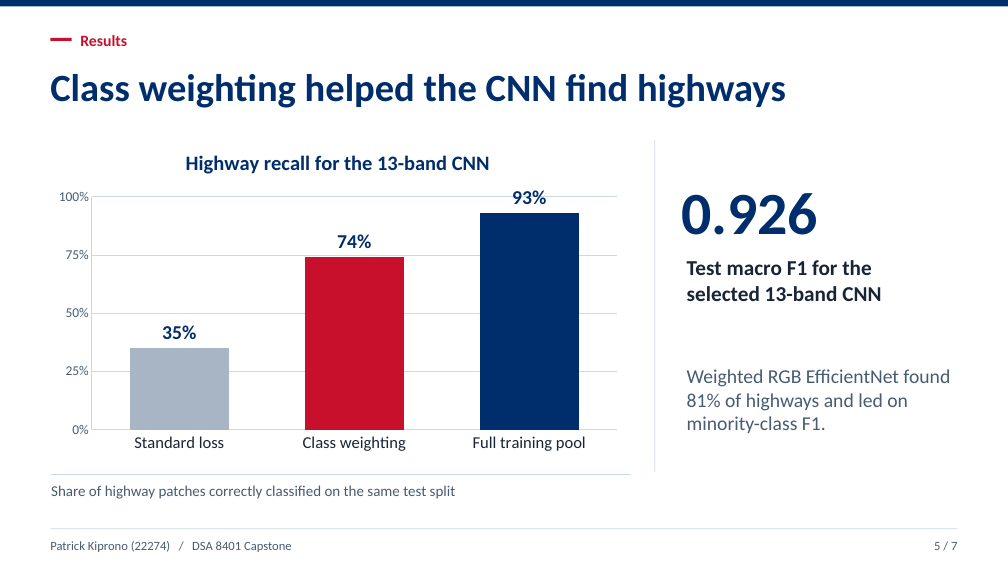
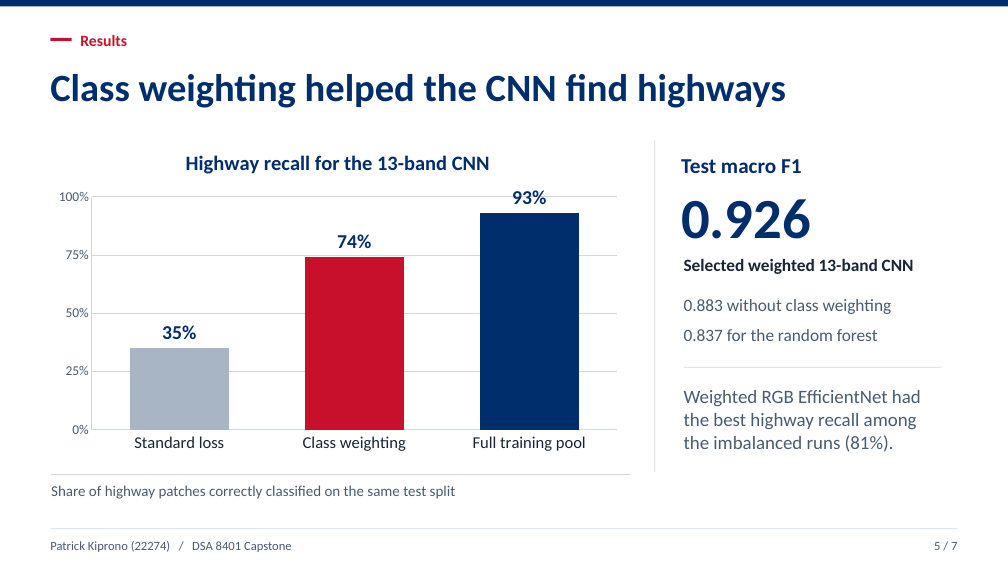
Before and after one commit to kipronopato/EuroSAT_LULC_Capstone, a slide deck: slide 5 of deliverables/EuroSAT_Capstone_5_Minute_Presentation.pptx. Drawn at 1008x567 pixels with LibreOffice and Linux fonts; fonts in the diff are those of the drawing. Boxes give left, top, right and bottom in pixels: in the first picture for what was removed or moved away, otherwise in the second. Text is boxed around its words. In the diff, an @@ line names an element or a change of style, - is before the commit and + after.

```diff
--- a/deliverables/EuroSAT_Capstone_5_Minute_Presentation.pptx
+++ b/deliverables/EuroSAT_Capstone_5_Minute_Presentation.pptx
@@ text added at [681, 159, 801, 173], 20.2 pt, text #002D6C, bold @@
+Test macro F1
@@ text "0.926" at [681, 199, 811, 239]: size 57 to 54 pt @@
@@ text at [684, 259, 914, 274]: text changed; size 20.2 to 16.5 pt @@
-Test macro F1 for the selected 13-band CNN
+Selected weighted 13-band CNN
@@ text "Selected weighted 13-band CNN" at [684, 259, 914, 274]: vertical alignment top to middle @@
@@ text added at [684, 299, 892, 314], 16.5 pt, text #485C71 @@
+0.883 without class weighting
@@ text added at [684, 329, 878, 341], 16.5 pt, text #485C71 @@
+0.837 for the random forest
@@ rectangle added at [684, 367, 941, 368], fill #CCD8E5 @@
@@ text at [684, 390, 921, 452]: text changed; size 18.8 to 18 pt @@
-Weighted RGB EfficientNet found 81% of highways and led on minority-class F1.
+Weighted RGB EfficientNet had the best highway recall among the imbalanced runs (81%).
```
Also in this commit, not shown: 3 other slides changed.
